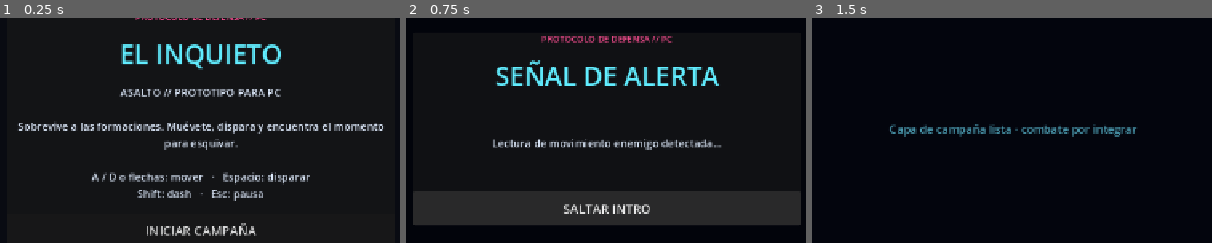
Above: before the commit, frames 1-3 (left to right).
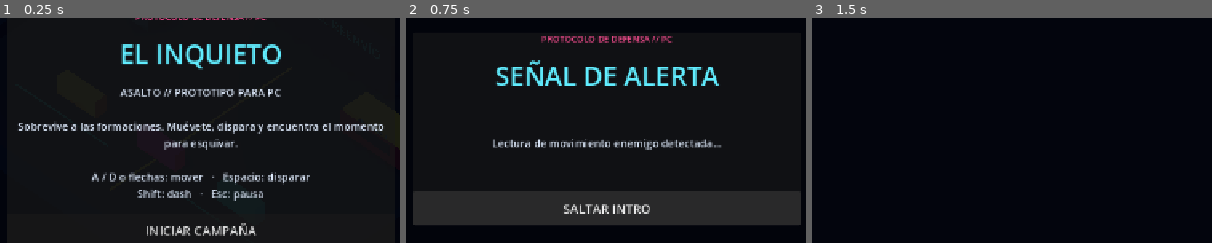
Above: after the commit, the same moments.

Repository: gabrielagudelo777-max/El-inquieto
Game: Godot game, scene res://main.tscn
Two runs of this game, one before a commit and one after it. Both use one fixed random seed, a clock stepped at 60 frames per second and the inputs below.
Inputs:
- Up to frame 1 (0.25 s): no input
- Up to frame 2 (0.75 s): click "INICIAR CAMPAÑA" at 0.5 s
- Up to frame 3 (1.5 s): click "SALTAR INTRO" at 1.25 s
The pictures show only the part of the screen within x 25-75%, y 25-75%; the shares and areas given below are measured in that part.

The runs differ from the first frame. In frame 3, 1.5% of the frame differs, in the area x 19-81%, y 47-53%.

Commit message:
Integrar intro y presentacion cinematica del jefe

Diff:
--- /dev/null
+++ b/juan/cinematicas.gd
@@ -0,0 +1,84 @@
+extends Node
+class_name CinematicasEscenario
+
+## Secuencias breves de cámara/títulos. El combate escucha
+## control_jugador_bloqueado para desactivar el movimiento mientras corre.
+
+signal cinematica_iniciada(tipo: StringName)
+signal cinematica_finalizada(tipo: StringName)
+signal control_jugador_bloqueado(bloqueado: bool)
+
+@export var duracion_intro: float = 3.0
+@export var duracion_jefe: float = 2.5
+
+@onready var camara: Camera3D = get_node("../CamaraIsometrica")
+@onready var cortina: Control = get_node("../InterfazCinematica/Cortina")
+@onready var titulo: Label = get_node("../InterfazCinematica/Cortina/Contenido/Titulo")
+@onready var detalle: Label = get_node("../InterfazCinematica/Cortina/Contenido/Detalle")
+
+var _tween: Tween
+var _tipo_actual: StringName = &""
+var _posicion_camara_base: Vector3
+var _tamano_camara_base: float
+
+
+func _ready() -> void:
+	_posicion_camara_base = camara.position
+	_tamano_camara_base = camara.size
+	cortina.hide()
+	add_to_group("cinematicas")
+
+
+func reproducir_intro() -> void:
+	_reproducir(&"intro", "LA PLAZA DEL REENVÍO", "Una señal viral ha despertado la ciudad.", duracion_intro, 1.0)
+
+
+func presentar_jefe(nombre: String) -> void:
+	_reproducir(&"jefe", nombre.to_upper(), "AMENAZA DE ALTA TENDENCIA", duracion_jefe, 1.18)
+
+
+func saltar_cinematica() -> void:
+	if _tipo_actual == &"":
+		return
+	var tipo := _tipo_actual
+	if _tween != null and _tween.is_running():
+		_tween.kill()
+	_restaurar_camara()
+	cortina.hide()
+	_tipo_actual = &""
+	control_jugador_bloqueado.emit(false)
+	cinematica_finalizada.emit(tipo)
+
+
+func _reproducir(tipo: StringName, encabezado: String, texto: String, duracion: float, zoom: float) -> void:
+	saltar_cinematica()
+	_tipo_actual = tipo
+	titulo.text = encabezado
+	detalle.text = texto
+	cortina.show()
+	camara.position = _posicion_camara_base + Vector3(0.0, 4.0, 4.0)
+	camara.size = _tamano_camara_base * zoom
+	control_jugador_bloqueado.emit(true)
+	cinematica_iniciada.emit(tipo)
+
+	_tween = create_tween()
+	_tween.set_parallel(true)
+	_tween.set_trans(Tween.TRANS_CUBIC).set_ease(Tween.EASE_IN_OUT)
+	_tween.tween_property(camara, "position", _posicion_camara_base, duracion)
+	_tween.tween_property(camara, "size", _tamano_camara_base, duracion)
+	_tween.chain().tween_callback(_finalizar.bind(tipo))
+
+
+func _finalizar(tipo: StringName) -> void:
+	if _tipo_actual != tipo:
+		return
+	_restaurar_camara()
+	cortina.hide()
+	_tipo_actual = &""
+	control_jugador_bloqueado.emit(false)
+	cinematica_finalizada.emit(tipo)
+
+
+func _restaurar_camara() -> void:
+	camara.position = _posicion_camara_base
+	camara.size = _tamano_camara_base
--- a/juan/director_campana.gd
+++ b/juan/director_campana.gd
@@ -4,7 +4,7 @@
 ## Estado central de una partida. La lógica de combate se integra mediante
 ## señales y métodos explícitos; el director no depende del árbol de enemigos.
 
-enum Estado { MENU, INTRO, COMBATE, INTERMISION, PAUSA, DERROTA, VICTORIA }
+enum Estado { MENU, INTRO, INTRO_JEFE, COMBATE, INTERMISION, PAUSA, DERROTA, VICTORIA }
 
 signal estado_cambiado(nuevo_estado: int)
 signal puntaje_cambiado(actual: int, record: int)
@@ -48,6 +48,10 @@
 			tiempo_estado = maxf(tiempo_estado - delta, 0.0)
 			if tiempo_estado <= 0.0:
 				_iniciar_siguiente_oleada()
+		Estado.INTRO_JEFE:
+			tiempo_estado = maxf(tiempo_estado - delta, 0.0)
+			if tiempo_estado <= 0.0:
+				_activar_oleada_actual()
 		Estado.INTERMISION:
 			tiempo_estado = maxf(tiempo_estado - delta, 0.0)
 			var segundo := ceili(tiempo_estado)
@@ -76,10 +80,13 @@
 
 
 func saltar_intro() -> void:
-	if estado != Estado.INTRO:
-		return
-	tiempo_estado = 0.0
-	_iniciar_siguiente_oleada()
+	match estado:
+		Estado.INTRO:
+			tiempo_estado = 0.0
+			_iniciar_siguiente_oleada()
+		Estado.INTRO_JEFE:
+			tiempo_estado = 0.0
+			_activar_oleada_actual()
 
 
 func pausar() -> void:
@@ -152,6 +159,19 @@
 		_finalizar(true)
 		return
 	var config: OleadaConfig = oleadas[indice_oleada]
+	if config.es_jefe:
+		tiempo_estado = duracion_jefe_intro()
+		_cambiar_estado(Estado.INTRO_JEFE)
+		return
+	_activar_oleada_actual()
+
+
+func duracion_jefe_intro() -> float:
+	return 2.5
+
+
+func _activar_oleada_actual() -> void:
+	var config: OleadaConfig = oleadas[indice_oleada]
 	enemigos_por_derrotar = config.cantidad_enemigos
 	_ultimo_segundo_emitido = -1
 	_cambiar_estado(Estado.COMBATE)
--- a/juan/ui_campana.gd
+++ b/juan/ui_campana.gd
@@ -29,7 +29,11 @@
 func _unhandled_input(event: InputEvent) -> void:
 	if not event.is_action_pressed("ui_cancel") or director == null:
 		return
-	if estado_actual == DirectorCampana.Estado.COMBATE or estado_actual == DirectorCampana.Estado.INTERMISION:
+	if estado_actual == DirectorCampana.Estado.INTRO or estado_actual == DirectorCampana.Estado.INTRO_JEFE:
+		_saltar_cinematica()
+		director.saltar_intro()
+		get_viewport().set_input_as_handled()
+	elif estado_actual == DirectorCampana.Estado.COMBATE or estado_actual == DirectorCampana.Estado.INTERMISION:
 		director.pausar()
 		get_viewport().set_input_as_handled()
 	elif estado_actual == DirectorCampana.Estado.PAUSA:
@@ -68,9 +72,16 @@
 			lbl_titulo.text = "SEÑAL DE ALERTA"
 			lbl_detalle.text = "Lectura de movimiento enemigo detectada…"
 			btn_principal.text = "SALTAR INTRO"
+			_reproducir_intro()
+		DirectorCampana.Estado.INTRO_JEFE:
+			lbl_titulo.text = "AMENAZA DE ALTA TENDENCIA"
+			lbl_detalle.text = "Una figura domina la formación."
+			btn_principal.text = "SALTAR PRESENTACIÓN"
+			var config: OleadaConfig = director.oleadas[director.indice_oleada]
+			_presentar_jefe(config.nombre)
 		DirectorCampana.Estado.COMBATE:
 			mostrar_overlay = false
-			lbl_estado.text = "Capa de campaña lista · combate por integrar"
+			lbl_estado.text = ""
 		DirectorCampana.Estado.INTERMISION:
 			lbl_titulo.text = "OLEADA COMPLETADA"
 			lbl_detalle.text = "Recupera el aliento."
@@ -134,6 +145,10 @@
 		DirectorCampana.Estado.MENU:
 			director.comenzar_campana()
 		DirectorCampana.Estado.INTRO:
+			_saltar_cinematica()
+			director.saltar_intro()
+		DirectorCampana.Estado.INTRO_JEFE:
+			_saltar_cinematica()
 			director.saltar_intro()
 		DirectorCampana.Estado.PAUSA:
 			director.reanudar()
@@ -144,3 +159,21 @@
 func _al_pulsar_menu() -> void:
 	if director != null:
 		director.volver_al_menu()
+
+
+func _reproducir_intro() -> void:
+	var cinematica := get_tree().get_first_node_in_group("cinematicas") as CinematicasEscenario
+	if cinematica != null:
+		cinematica.reproducir_intro()
+
+
+func _presentar_jefe(nombre: String) -> void:
+	var cinematica := get_tree().get_first_node_in_group("cinematicas") as CinematicasEscenario
+	if cinematica != null:
+		cinematica.presentar_jefe(nombre)
+
+
+func _saltar_cinematica() -> void:
+	var cinematica := get_tree().get_first_node_in_group("cinematicas") as CinematicasEscenario
+	if cinematica != null:
+		cinematica.saltar_cinematica()
--- a/main.tscn
+++ b/main.tscn
@@ -1,7 +1,8 @@
-[gd_scene load_steps=9 format=3]
+[gd_scene load_steps=10 format=3]
 
 [ext_resource type="Script" path="res://juan/director_campana.gd" id="1_director"]
 [ext_resource type="PackedScene" path="res://juan/ui_campana.tscn" id="2_ui"]
+[ext_resource type="PackedScene" path="res://juan/escenario_plaza.tscn" id="9_escenario"]
 [ext_resource type="Resource" path="res://juan/oleadas/oleada_01.tres" id="3_oleada_01"]
 [ext_resource type="Resource" path="res://juan/oleadas/oleada_02.tres" id="4_oleada_02"]
 [ext_resource type="Resource" path="res://juan/oleadas/oleada_03.tres" id="5_oleada_03"]
@@ -9,13 +10,9 @@
 [ext_resource type="Resource" path="res://juan/oleadas/oleada_05.tres" id="7_oleada_05"]
 [ext_resource type="Resource" path="res://juan/oleadas/oleada_06_jefe.tres" id="8_oleada_jefe"]
 
-[node name="ElInquieto" type="Control"]
-layout_mode = 3
-anchors_preset = 15
-anchor_right = 1.0
-anchor_bottom = 1.0
-grow_horizontal = 2
-grow_vertical = 2
+[node name="ElInquieto" type="Node3D"]
+
+[node name="EscenarioPlaza" parent="." instance=ExtResource("9_escenario")]
 
 [node name="DirectorCampana" type="Node" parent="."]
 script = ExtResource("1_director")
